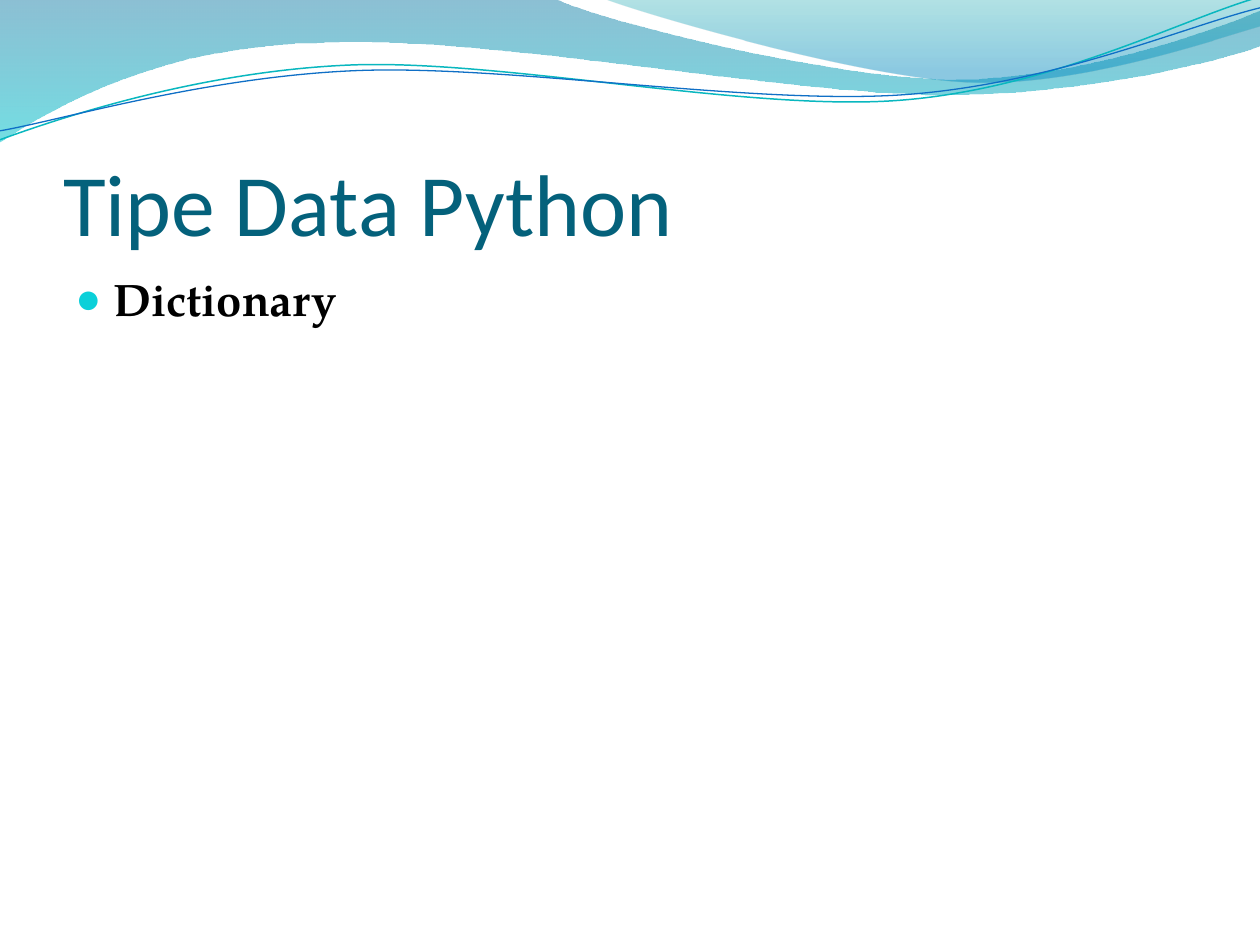
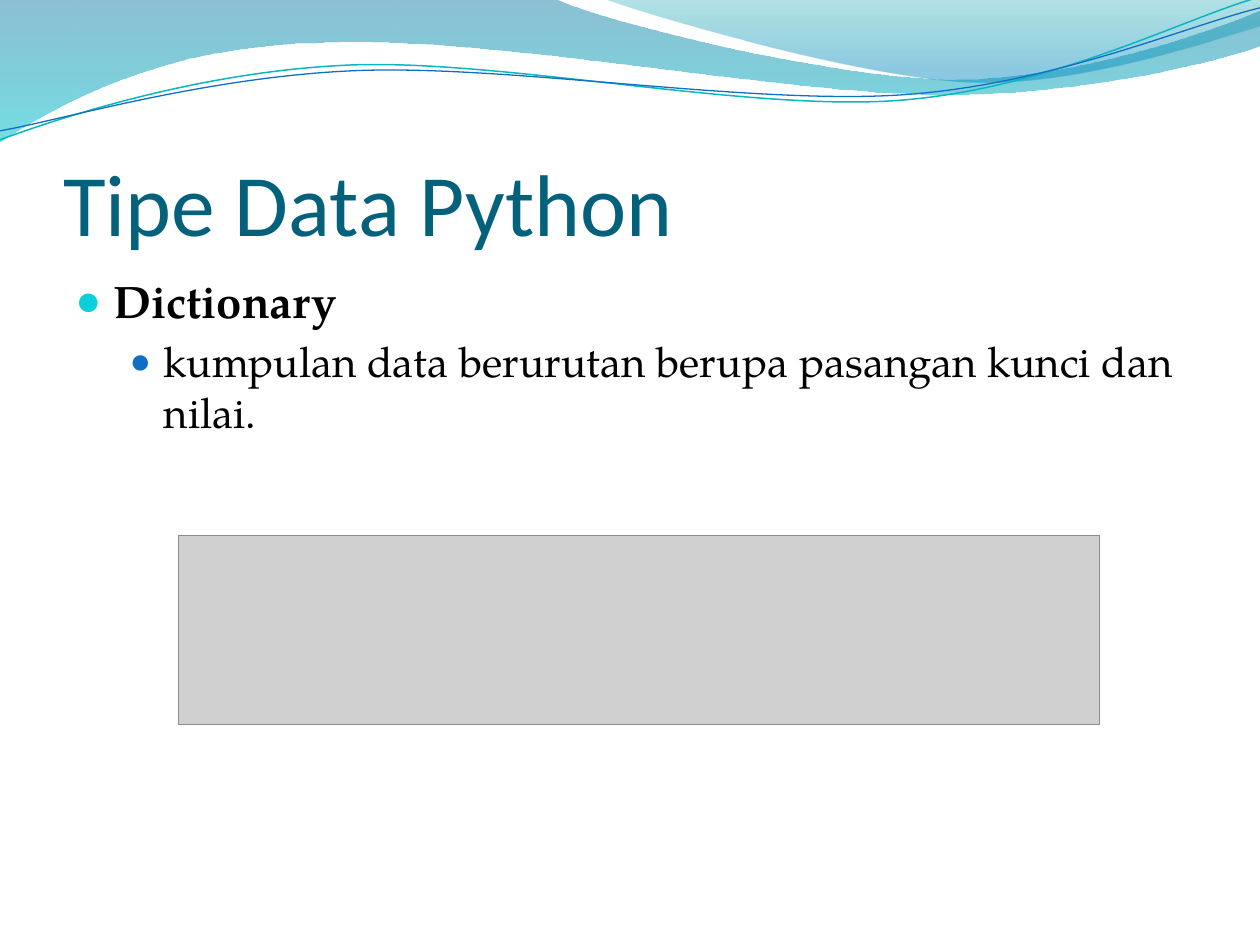
Before and after one commit to dizolette/DeepLearningAlbert, a slide deck: slide 17 of PPT Albertus Dwi S.pptx (slide 16 before the commit). Drawn at 1260x945 pixels with LibreOffice and Linux fonts; fonts in the diff are those of the drawing; grey boxes stand for pictures; background and template pictures are left out. Boxes give left, top, right and bottom in pixels: in the first picture for what was removed or moved away, otherwise in the second. Text is boxed around its words. In the diff, an @@ line names an element or a change of style, - is before the commit and + after.

```diff
--- a/PPT Albertus Dwi S.pptx
+++ b/PPT Albertus Dwi S.pptx
@@ text at bbox=[164, 346, 1172, 429]: paragraph added @@
+  ● kumpulan data berurutan berupa pasangan kunci dan nilai.
@@ picture added at bbox=[179, 536, 1100, 724] @@
```
Also in this commit, not shown: 5 other slides changed, 11 slides added.
